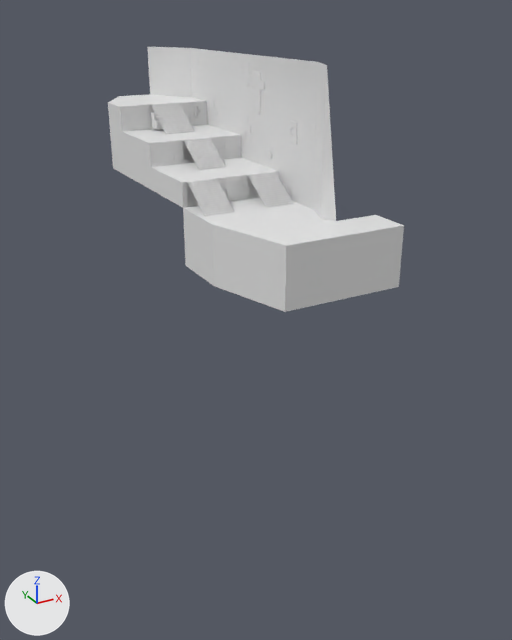
The FBX model Assets/Meshes/Environment/Level1.fbx, before and after one commit.
Rendered twice from a camera (50 mm lens) standing at (-144.0, -262.0, 98.0) and looking at (56.0, 101.0, -84.0). Arrows for +X, +Y and +Z are at lower left; the lights stay in place. Where no turn or scale is listed for an object, it has been applied to the vertices. Vertices at the same position are counted once.

The scene before the commit, as lines of its bpy script (objects in view):
```python
me_plane_022 = bpy.data.meshes.new('Plane.022')
me_plane_022.from_pydata(...)  # 311 vertices, 148 faces; spans x 0.0..83.0, y 0.0..227.0, z -32.0..43.0
me_plane_025 = bpy.data.meshes.new('Plane.025')
me_plane_025.from_pydata(...)  # 8670 vertices, 8503 faces; spans x 0.0..64.0, y 23.0..227.0, z 0.0..74.0
ob_walkableground = bpy.data.objects.new('WalkableGround', me_plane_022)
ob_walkableground.location = (0.0, 0.0, 0.0)
ob_walls_001 = bpy.data.objects.new('Walls.001', me_plane_025)
ob_walls_001.location = (0.0, 0.0, 0.0)
```
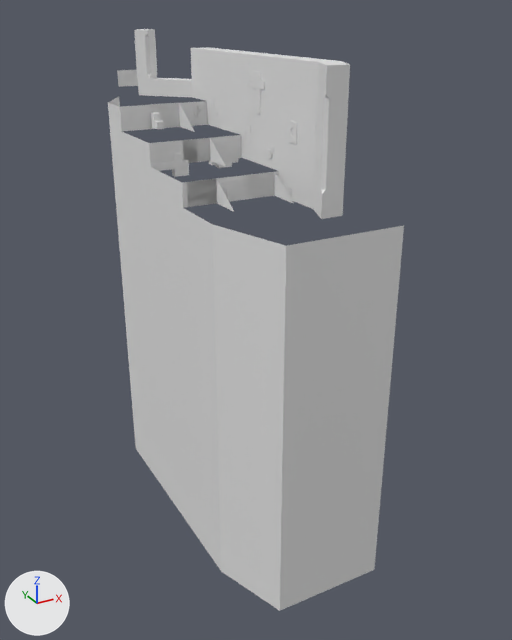
What differs and where, as boxes [x1, y1, x2, y2] in the pictures (512 x 640 px):
'Walls.001', reshaped (30% wider, 233% taller): before [108, 47, 336, 221]; after [108, 29, 404, 611]
'WalkableGround', deleted: before [108, 94, 404, 312]
part 1 of me_plane_025, built on: before [147, 47, 336, 221]; after [113, 29, 404, 611]

Diff of the bpy script that builds the scene:
```diff
--- a/Assets/Meshes/Environment/Level1.fbx.py
+++ b/Assets/Meshes/Environment/Level1.fbx.py
@@ me_plane_025 @@
 # used by ob_walls_001; location = (0.0, 0.0, 0.0)
-me_plane_025.from_pydata(...)  # 8670 vertices, 8503 faces; spans x 0.0..64.0, y 23.0..227.0, z 0.0..74.0
+me_plane_025.from_pydata(...)  # 8724 vertices, 8540 faces; spans x 0.0..83.0, y 0.0..236.0, z -218.0..85.0
+# me_plane_025 part 1: 26 vertices moved within x 20.0..56.0, y 62.0..165.0, z 3.0..39.0; 3 vertices removed from x 41.0..58.0, y 23.0..227.0, z 0.0..74.0; 57 vertices added at x 0.0..83.0, y 0.0..236.0, z -218.0..85.0
@@ ob_walkableground @@
-ob_walkableground = bpy.data.objects.new('WalkableGround', me_plane_022)
-ob_walkableground.location = (0.0, 0.0, 0.0)
```
